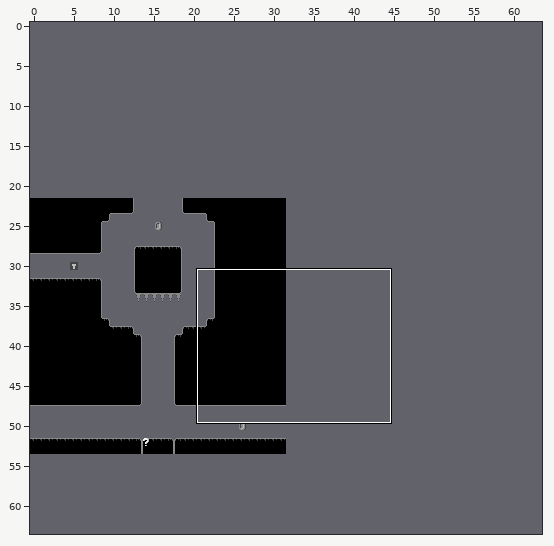
Tiled map (JSON): maps/9-11.json. The first picture is a wide view before the edit; the outline marks the close-up.
Close-up. The starting point:
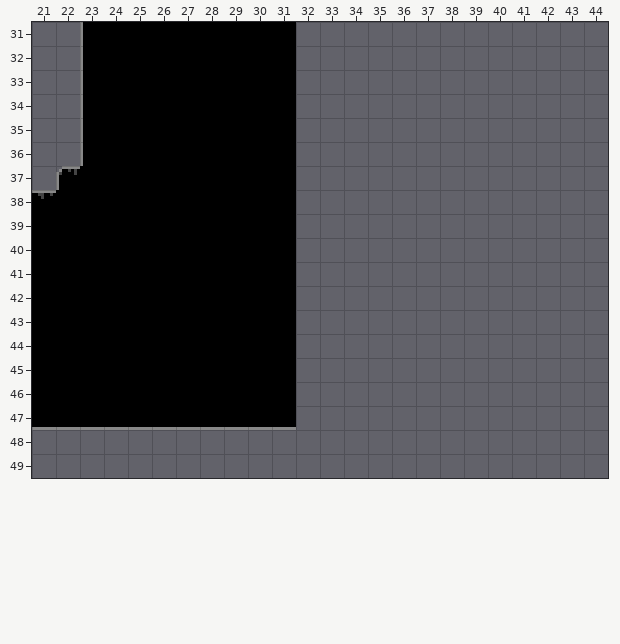
Cells are 8x8 px. Shown: x 21..44, y 31..49. The commit also changed other parts of the map, which this record leaves out. The old version is drawn lined up with the new one.
New version:
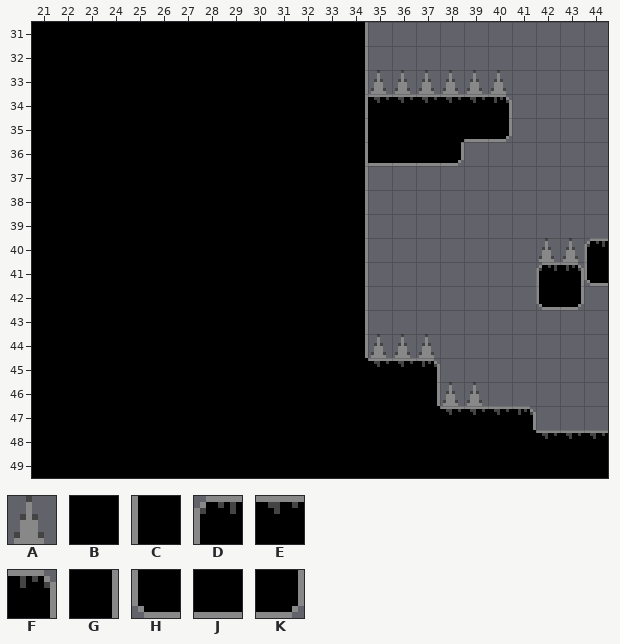
Key: from "objects": A 6; from "tileset": B 0, C 1, D 2, E 3, F 4, G 9, H 10, J 11, K 12.
_ is an empty cell.
Objects are placed by their top-left corner, in cells (3,4 is the top-left corner of cell 3,4); size is 1x1 cell unless given.
Diff:
map size 32x32 -> 64x64 cells (old content now starts at 0,22; both pictures use the new coordinates)
Layer "main":
y 31..33: x 21..23 __C -> BBB; x 32..34 ___ -> BBG
y 34: x 21..23 __C -> BBB; x 32..40 _________ -> BBGEEEEEF
y 35: x 21..23 __C -> BBB; x 32..40 _________ -> BBGBBBBJK
y 36: x 21..23 __C -> BBB; x 32..38 _______ -> BBGJJJK
y 37: x 21..22 _D -> BB; x 32..34 ___ -> BBG
y 38: x 21 E -> B; x 32..34 ___ -> BBG
y 39: x 32..34 ___ -> BBG
y 40: x 32..34 ___ -> BBG; x 44 _ -> D
y 41: x 32..34 ___ -> BBG; x 42..44 ___ -> DFH
y 42: x 32..34 ___ -> BBG; x 42..43 __ -> HK
y 43..44: x 32..34 ___ -> BBG
y 45: x 32..37 ______ -> BBBEEF
y 46: x 32..37 ______ -> BBBBBG
y 47: x 21..41 JJJJJJJJJJJ__________ -> BBBBBBBBBBBBBBBBBEEEF
y 48: x 21..44 ________________________ -> BBBBBBBBBBBBBBBBBBBBBEEE
y 49: x 21..44 ________________________ -> BBBBBBBBBBBBBBBBBBBBBBBB
Layer "objects":
added: A at 35,33
added: A at 36,33
added: A at 38,33
added: A at 37,33
added: A at 39,33
added: A at 40,33
added: A at 43,40
added: A at 42,40
added: A at 35,44
added: A at 36,44
added: A at 37,44
added: A at 38,46
added: A at 39,46
Boxes around the changes in both close-ups, in picture pixels (x1, y1, x2, y2):
changed: (32, 22, 608, 478)
